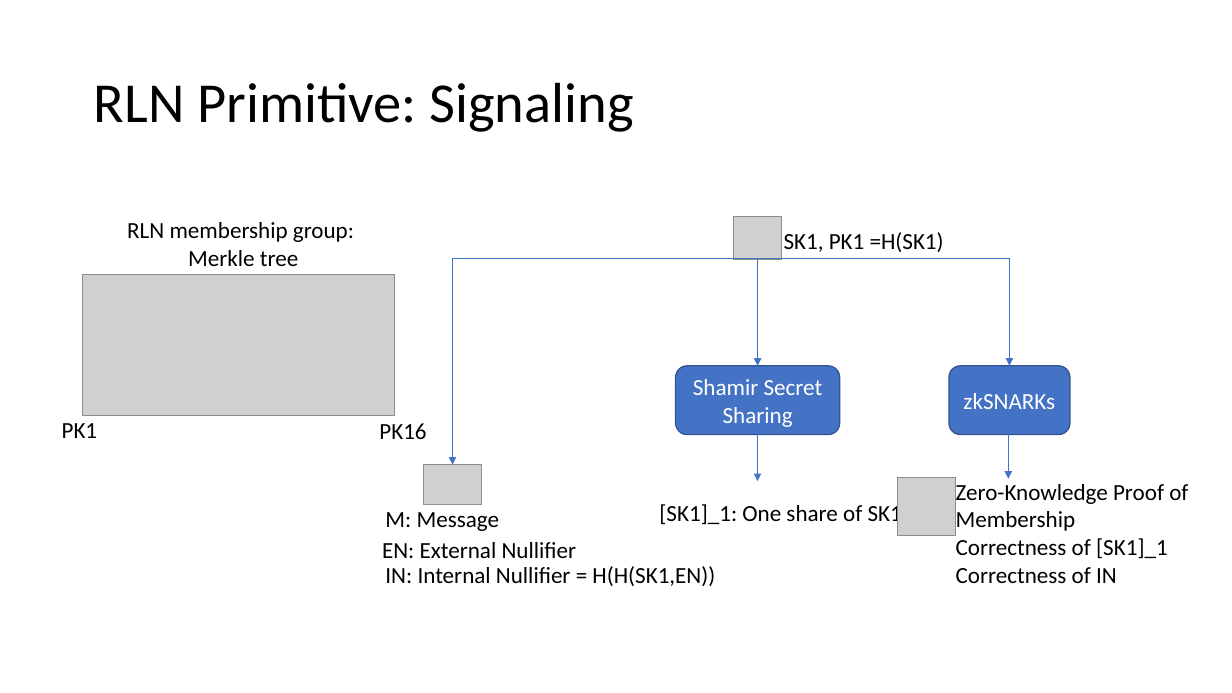
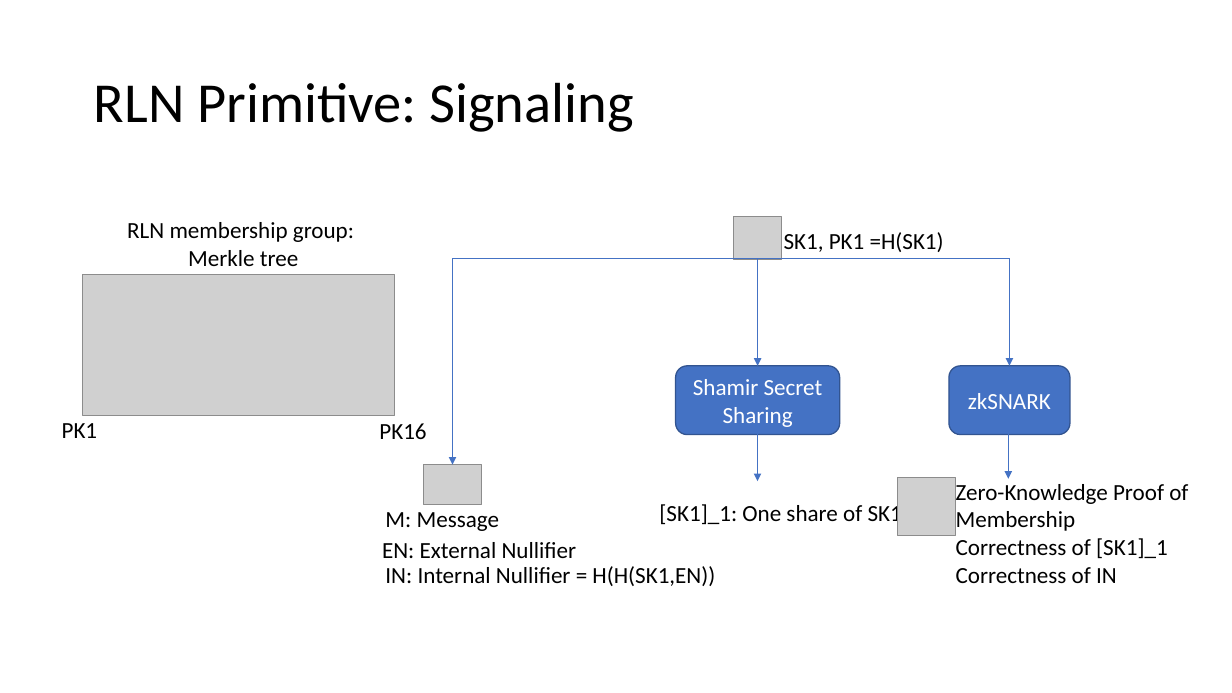
Before and after one commit to vacp2p/research, a slide deck: slide 20 of rln-research/presentations/11-2021-Tokenmics-Waku-rln-relay.pptx. Drawn at 1232x693 pixels with LibreOffice and Linux fonts; fonts in the diff are those of the drawing; grey boxes stand for pictures. Boxes give left, top, right and bottom in pixels: in the first picture for what was removed or moved away, otherwise in the second. Text is boxed around its words. In the diff, an @@ line names an element or a change of style, - is before the commit and + after.

Commit message:
adds zkSNARK slide and refs for SSS

```diff
--- a/rln-research/presentations/11-2021-Tokenmics-Waku-rln-relay.pptx
+++ b/rln-research/presentations/11-2021-Tokenmics-Waku-rln-relay.pptx
@@ text in rounded rectangle at (x1=968, y1=393, x2=1051, y2=409): text changed @@
-zkSNARKs
+zkSNARK
```
Also in this commit, not shown: 2 other slides changed.
